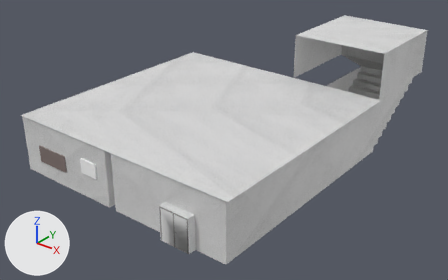
An edit to the Blender file blend/inf.blend, drawn before and after from the same camera.
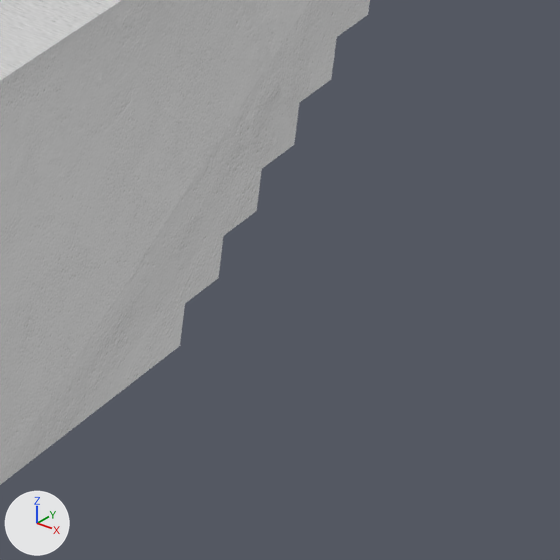
Each version is shown whole from a 50 mm camera at (44.3, -51.8, 35.7) aimed at (0.4, 2.9, 1.7), then close up on the part from 79% to 93% of the width and 40% to 63% of the height. Lighting does not change. The marker at lower left points along +X, +Y and +Z.

The older version as bpy lines, for what is in view:
```python
me_plane = bpy.data.meshes.new('Plane')
me_plane.from_pydata(...)  # 455 vertices, 426 faces; spans x -11.1..13.9, y -13.6..23.0, z -3.3..9.5
me_plane.polygons.foreach_set('use_smooth', [True] * 426)
me_plane.materials.append(mat_material_002)  # white #d8dde7
me_plane.materials.append(mat_material_006)  # beige #bba18e
me_plane.materials.append(mat_material_007)  # picture img_inf2bed_png
me_plane.materials.append(mat_floor_tile)  # picture img_tile_jpg_001
me_plane.materials.append(mat_wall)  # picture img_wall_jpg
me_plane.materials.append(mat_material_030)  # grey #b1b1b1
me_plane.materials.append(mat_material_050)  # picture img_fakegrass_jpg
me_plane.materials.append(mat_material_088)  # picture img_woodfloor_jpg
me_plane.materials.append(mat_material_090)  # picture img_inf_door_jpg
me_plane_003 = bpy.data.meshes.new('Plane.003')
me_plane_003.from_pydata(...)  # 4 vertices, 1 face; spans x -15.2..15.3, y -15.1..15.1, z 0.0
me_plane_003.materials.append(mat_wall)  # picture img_wall_jpg
ob_plane = bpy.data.objects.new('Plane', me_plane)
ob_plane.location = (-1.65, 0.36, 3.31)
ob_plane.scale = (1.2, 1.2, 1.0)
ob_plane_007 = bpy.data.objects.new('Plane.007', me_plane_003)
ob_plane_007.location = (0.0, 0.0, 7.0)
```
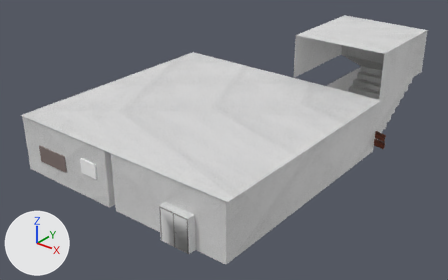
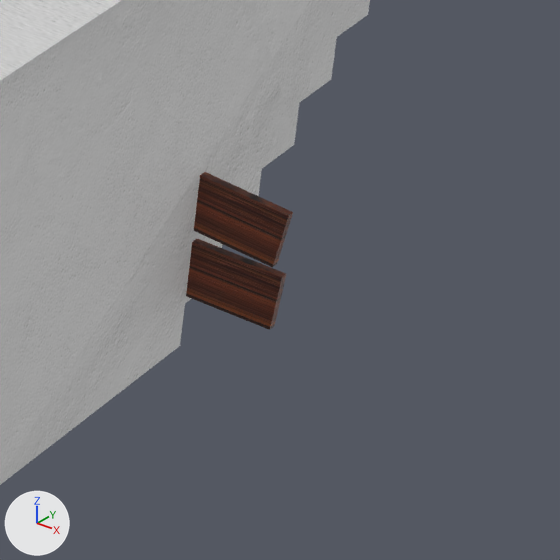
Where the change shows, as pixel boxes (x1, y1, x2, y2) in the close-ups (560 x 560 px):
```json
{"object": "Cube.003", "change": "added", "after": [186, 239, 286, 330], "on screen": "brown"}
{"object": "Cube.002", "change": "added", "after": [194, 172, 293, 267], "on screen": "brown"}
```

Scene script edits in JSON lines:
```json
{"op": "add", "block": "me_cube_004", "code": ["me_cube_004 = bpy.data.meshes.new('Cube.004')", "me_cube_004.from_pydata(...)  # a box spanning x -1.0..1.0, y -1.0..1.0, z -1.0..1.0", "me_cube_004.materials.append(mat_material_088)  # picture img_woodfloor_jpg"]}
{"op": "add", "block": "ob_cube_003", "code": ["ob_cube_003 = bpy.data.objects.new('Cube.003', me_cube_004)", "ob_cube_003.location = (11.18, 15.08, 1.63)", "ob_cube_003.rotation_euler = (-3.142, 3.045, -3.142)  # degrees (-180, 174, -180)", "ob_cube_003.scale = (5.24, 0.0757, 0.444)"]}
{"op": "add", "block": "ob_cube_002", "code": ["ob_cube_002 = bpy.data.objects.new('Cube.002', me_cube_004.copy())", "ob_cube_002.location = (11.18, 15.08, 2.98)", "ob_cube_002.rotation_euler = (-3.142, 2.978, -3.142)  # degrees (-180, 171, -180)", "ob_cube_002.scale = (5.24, 0.0757, 0.444)"]}
```
